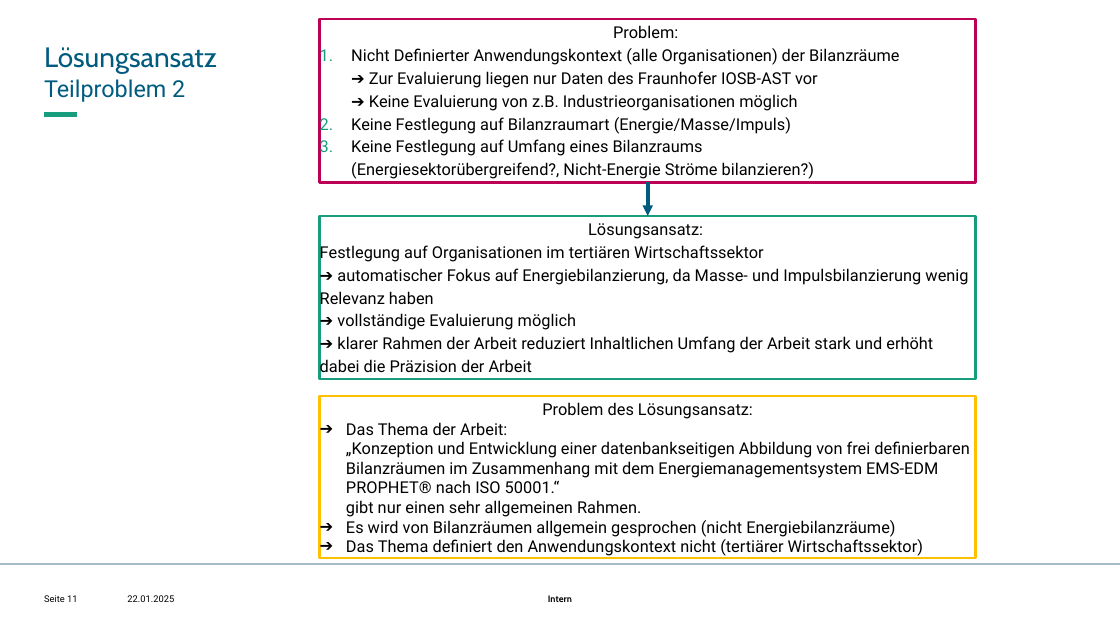
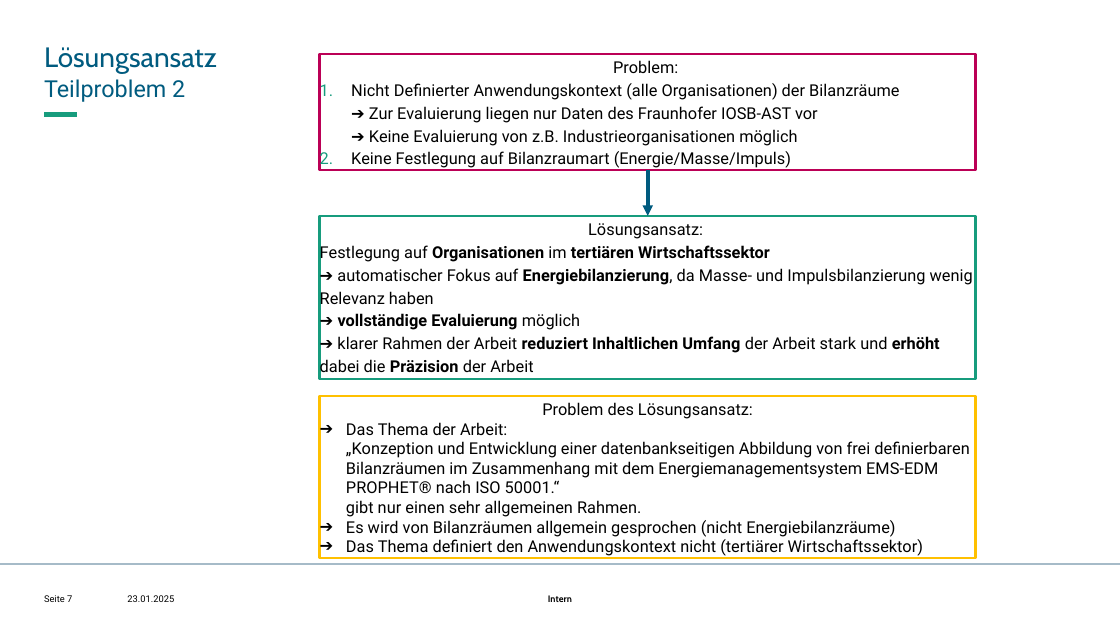
Before and after one commit to KarloKarl/Bachelorarbeit, a slide deck: slide 7 of Anlauf_2/Anlauf_2_neu.pptx (slide 11 before the commit). Drawn at 1120x630 pixels with LibreOffice and Linux fonts; fonts in the diff are those of the drawing; background and template pictures are left out. Boxes give left, top, right and bottom in pixels: in the first picture for what was removed or moved away, otherwise in the second. Text is boxed around its words. In the diff, an @@ line names an element or a change of style, - is before the commit and + after.

```diff
--- a/Anlauf_2/Anlauf_2_neu.pptx
+++ b/Anlauf_2/Anlauf_2_neu.pptx
@@ rectangle "Problem:" resized from (x1=320, y1=19, x2=976, y2=182) to (x1=320, y1=54, x2=976, y2=170) @@
@@ text in rectangle at (x1=351, y1=139, x2=814, y2=179): paragraph removed @@
-3. Keine Festlegung auf Umfang eines Bilanzraums
-   (Energiesektorübergreifend?, Nicht-Energie Ströme bilanzieren?)
@@ arrow moved from (648, 182) - (648, 216) to (648, 170) - (648, 216) @@
@@ text in rectangle at (x1=320, y1=243, x2=973, y2=378): bold on in "Organisationen tertiären Wirtschaftssektor Energiebilanzieru ..." @@
@@ page number at (x1=44, y1=595, x2=72, y2=602): text changed @@
-Seite 11
+Seite 7
```
Also in this commit, not shown: 7 other slides changed, 3 slides removed, 21 other files.
